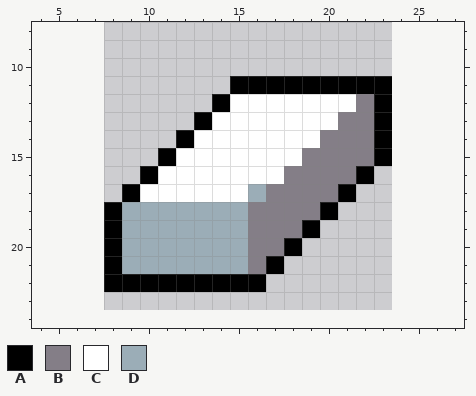
One commit to this pixel-art sprite: eraser.png. This is how it looked before the edit.
The file is 32x32 pixels, drawn in blocks of 2x2; one block is one cell here. Shown: x 4..27, y 8..24. The old version is drawn lined up with the new one, on the new canvas.
Palette (. is transparent): A #000000  B #847e87  C #ffffff  D #9badb7
Pixels before, first column x 8:
11 .......AAAAAAAAA
12 ......ACCCCCCCBA
13 .....ACCCCCCCBBA
14 ....ACCCCCCCBBBA
15 ...ACCCCCCCBBBBA
16 ..ACCCCCCCBBBBA.
17 .ACCCCCCDBBBBA..
18 ADDDDDDDBBBBA...
19 ADDDDDDDBBBA....
20 ADDDDDDDBBA.....
21 ADDDDDDDBA......
22 AAAAAAAAA.......
And afterwards:
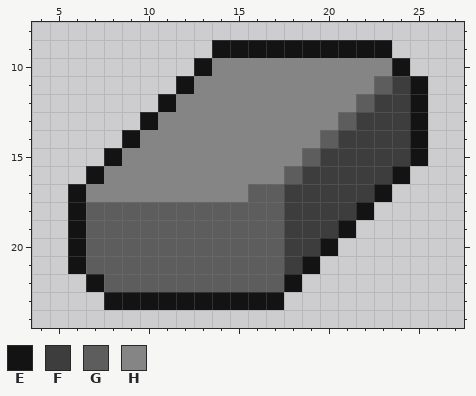
Colours new in this view: E #131313  F #3d3d3d  G #5d5d5d  H #858585
Difference:
canvas 16x16 -> 32x32, the old top-left corner now at 8,8
Changed rows in their new state; - is an unchanged pixel.
first column x 6:
 9 --------EEEEEEEEEE--
10 -------EHHHHHHHHHHE-
11 ------EHHHHHHHHHHGFE
12 -----EHHHHHHHHHHGFFE
13 ----EHHHHHHHHHHGFFFE
14 ---EHHHHHHHHHHGFFFFE
15 --EHHHHHHHHHHGFFFFFE
16 -EHHHHHHHHHHGFFFFFE-
17 EHHHHHHHHHGGFFFFFE--
18 EGGGGGGGGGGGFFFFE---
19 EGGGGGGGGGGGFFFE----
20 EGGGGGGGGGGGFFE-----
21 EGGGGGGGGGGGFE------
22 -EGGGGGGGGGGE-------
23 --EEEEEEEEEE--------
